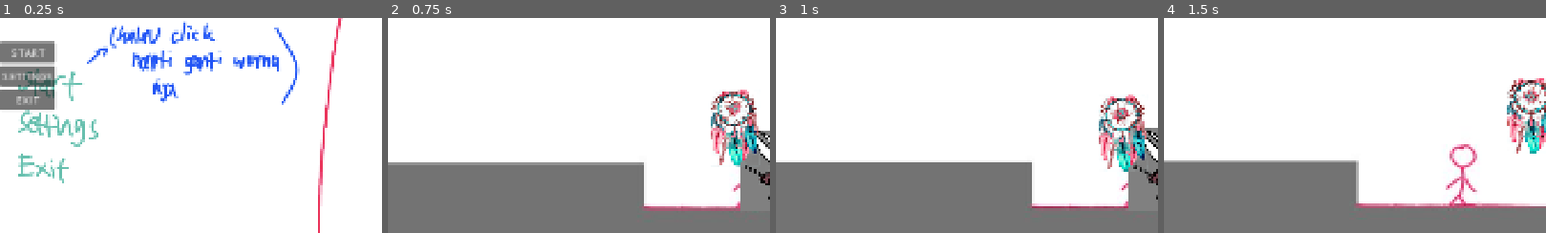
Above: before the commit, frames 1-4 (left to right).
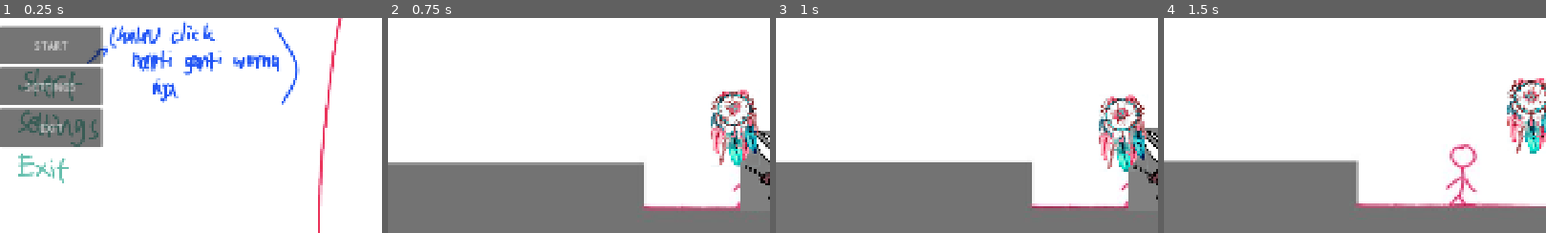
Above: after the commit, the same moments.

Repository: Medcro/GameBijiWIDAI2026
Game: Godot game, scene res://scenes/main_menu.tscn
The game is run twice, just before and just after one commit, with the same random seed, the same clock (stepped at 60 frames per second) and the same inputs. The engine's default icon, where the game draws it, is replaced by a stand-in: a white triangle on a blue panel in a dark square.
Inputs (mouse positions are % of the whole screen's width and height, from its top left):
- Up to frame 1 (0.25 s): no input
- Up to frame 2 (0.75 s): click "START" at 0.5 s
- Up to frame 3 (1 s): no input
- Up to frame 4 (1.5 s): tap Enter at 1.25 s; move the mouse to (72, 45) at 1.27 s; hold Right (move_right) from 1.28 s (still down); tap Z (Dash) at 1.35 s; click (72, 45) at 1.42 s
The pictures show only the part of the screen within x 0-50%, y 40-90%; the shares and areas given below are measured in that part.

The runs differ from the first frame. In frame 1, 12% of the frame differs, in the area x 0-27%, y 3-60%; in frame 2, nothing differs; in frame 3, nothing differs; in frame 4, nothing differs.

Commit message:
fix settings

Diff:
--- a/scenes/game_over.tscn
+++ b/scenes/game_over.tscn
@@ -33,7 +33,7 @@
 grow_horizontal = 2
 grow_vertical = 2
 theme_override_colors/font_color = Color(0, 0, 0, 1)
-theme_override_font_sizes/font_size = 32
+theme_override_font_sizes/font_size = 48
 text = "GAME OVER"
 
 [node name="quote" type="Label" parent="."]
@@ -50,6 +50,7 @@
 grow_horizontal = 2
 grow_vertical = 2
 theme_override_colors/font_color = Color(0, 0, 0, 1)
+theme_override_font_sizes/font_size = 24
 text = "\"war is bad\"
 -peepeepoopoo"
 horizontal_alignment = 1
@@ -68,4 +69,5 @@
 grow_horizontal = 2
 grow_vertical = 0
 theme_override_colors/font_color = Color(0, 0, 0, 1)
+theme_override_font_sizes/font_size = 24
 text = "*Press Any Button To Continue*"
--- a/scenes/main_menu.tscn
+++ b/scenes/main_menu.tscn
@@ -29,23 +29,26 @@
 anchors_preset = 4
 anchor_top = 0.5
 anchor_bottom = 0.5
-offset_top = -50.5
-offset_right = 82.0
-offset_bottom = 50.5
+offset_top = -89.26471
+offset_right = 151.17648
+offset_bottom = 89.26471
 grow_vertical = 2
 scale = Vector2(1.7, 1.7)
 
 [node name="start" type="Button" parent="VBoxContainer"]
+custom_minimum_size = Vector2(0, 24)
 layout_mode = 2
 size_flags_vertical = 3
 text = "START"
 
 [node name="settings" type="Button" parent="VBoxContainer"]
+custom_minimum_size = Vector2(0, 24)
 layout_mode = 2
 size_flags_vertical = 3
 text = "SETTINGS"
 
 [node name="exit" type="Button" parent="VBoxContainer"]
+custom_minimum_size = Vector2(0, 24)
 layout_mode = 2
 size_flags_vertical = 3
 text = "EXIT"
@@ -62,6 +65,7 @@
 
 [node name="Click" type="AudioStreamPlayer" parent="."]
 stream = ExtResource("5_8ln24")
+bus = &"SFX"
 
 [connection signal="pressed" from="VBoxContainer/start" to="." method="_on_start_pressed"]
 [connection signal="pressed" from="VBoxContainer/settings" to="." method="_on_settings_pressed"]
--- a/scenes/pause_menu.tscn
+++ b/scenes/pause_menu.tscn
@@ -35,7 +35,7 @@
 offset_right = 62.0
 offset_bottom = 165.0
 grow_horizontal = 2
-theme_override_font_sizes/font_size = 32
+theme_override_font_sizes/font_size = 48
 text = "PAUSED"
 
 [node name="VBoxContainer" type="VBoxContainer" parent="."]
@@ -45,31 +45,35 @@
 anchor_top = 0.5
 anchor_right = 0.5
 anchor_bottom = 0.5
-offset_left = -90.0
-offset_top = -110.0
-offset_right = 90.0
-offset_bottom = 110.0
+offset_left = -145.0
+offset_top = -202.0
+offset_right = 145.0
+offset_bottom = 202.0
 grow_horizontal = 2
 grow_vertical = 2
 
 [node name="Resume" type="Button" parent="VBoxContainer"]
 layout_mode = 2
 size_flags_vertical = 3
+theme_override_font_sizes/font_size = 24
 text = "Resume"
 
 [node name="Reset" type="Button" parent="VBoxContainer"]
 layout_mode = 2
 size_flags_vertical = 3
+theme_override_font_sizes/font_size = 24
 text = "Reset"
 
 [node name="Settings" type="Button" parent="VBoxContainer"]
 layout_mode = 2
 size_flags_vertical = 3
+theme_override_font_sizes/font_size = 24
 text = "Settings"
 
 [node name="exitmenu" type="Button" parent="VBoxContainer"]
 layout_mode = 2
 size_flags_vertical = 3
+theme_override_font_sizes/font_size = 24
 text = "Exit"
 
 [node name="Settings" parent="." instance=ExtResource("2_myx47")]
@@ -91,6 +95,7 @@
 
 [node name="Click" type="AudioStreamPlayer" parent="."]
 stream = ExtResource("3_kukqi")
+bus = &"SFX"
 
 [connection signal="pressed" from="VBoxContainer/Resume" to="." method="_on_resume_pressed"]
 [connection signal="pressed" from="VBoxContainer/Reset" to="." method="_on_reset_pressed"]
--- a/scenes/settings.tscn
+++ b/scenes/settings.tscn
@@ -14,16 +14,6 @@
 grow_horizontal = 2
 grow_vertical = 2
 script = ExtResource("1_5p8wc")
-
-[node name="Panel" type="Panel" parent="."]
-layout_mode = 1
-anchors_preset = 9
-anchor_bottom = 1.0
-offset_left = 324.0
-offset_top = 106.0
-offset_right = 332.0
-offset_bottom = -148.0
-grow_vertical = 2
 
 [node name="Label" type="Label" parent="."]
 layout_mode = 1
--- a/scripts/player.gd
+++ b/scripts/player.gd
@@ -103,12 +103,12 @@
 	#trigger game over scene
 
 func _physics_process(delta: float) -> void:
-	if Input.is_action_pressed("ui_right") or Input.is_action_pressed("ui_left"):
+	if Input.is_action_pressed("move_right") or Input.is_action_pressed("move_left"):
 		_animated_sprite.play("walk")
 	else:
 		_animated_sprite.play("default")
 
-	var direction = Input.get_axis("ui_left", "ui_right")
+	var direction = Input.get_axis("move_left", "move_right")
 	if direction != 0 and not is_dashing and not is_attacking:
 		facing_direction = sign(direction)
 		attack_hitbox.scale.x = facing_direction
@@ -183,7 +183,7 @@
 		# can double jump
 		can_double_jump = true
 
-	if Input.is_action_just_pressed("ui_down") and is_on_floor():
+	if Input.is_action_just_pressed("move_down") and is_on_floor():
 		position.y += 1.2
 
 	if Input.is_action_just_pressed("Jump") and not is_dashing and not is_attacking:
--- a/scripts/settings.gd
+++ b/scripts/settings.gd
@@ -38,6 +38,7 @@
 		if events.size() > 0:
 			ConfigHandler.config.set_value("keybinding", action, events[0])
 
+	ConfigHandler.config.save(ConfigHandler.SETTINGS_FILE_PATH)
 	hide()
 
 func _on_audio_set_pressed() -> void:
